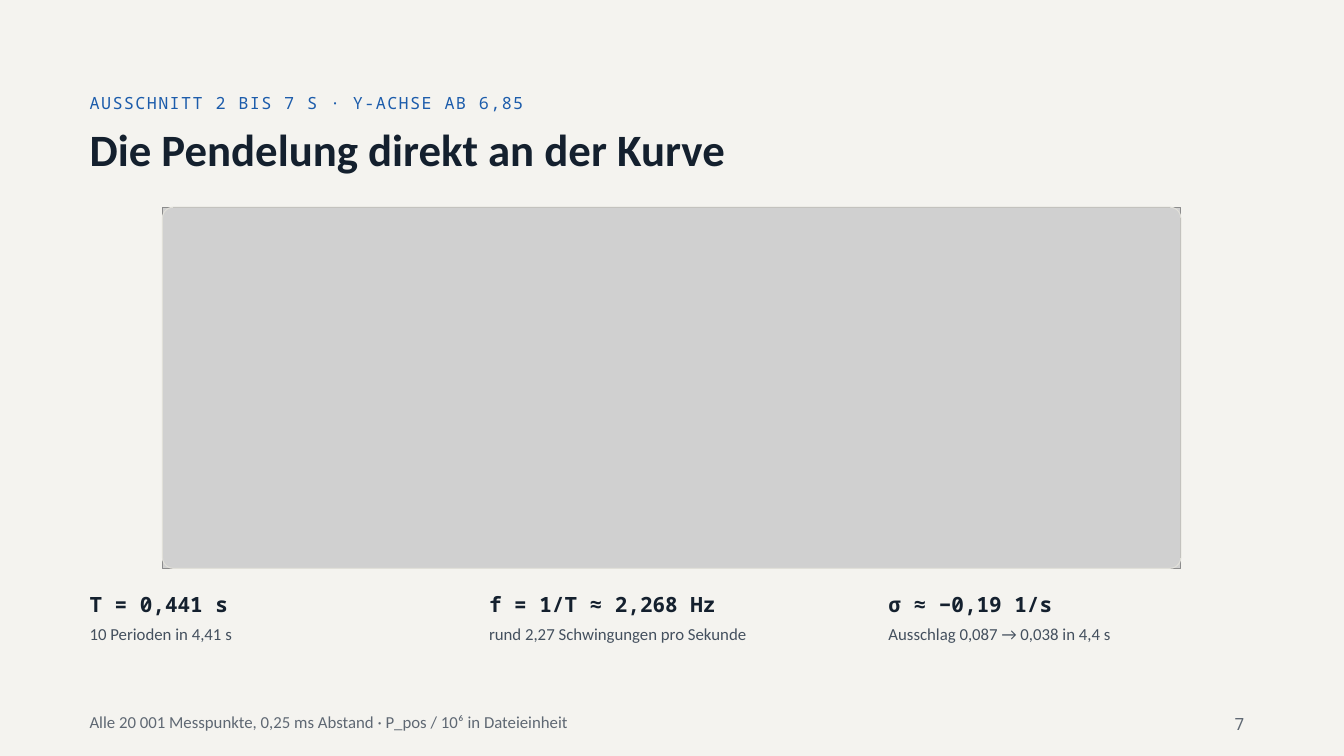
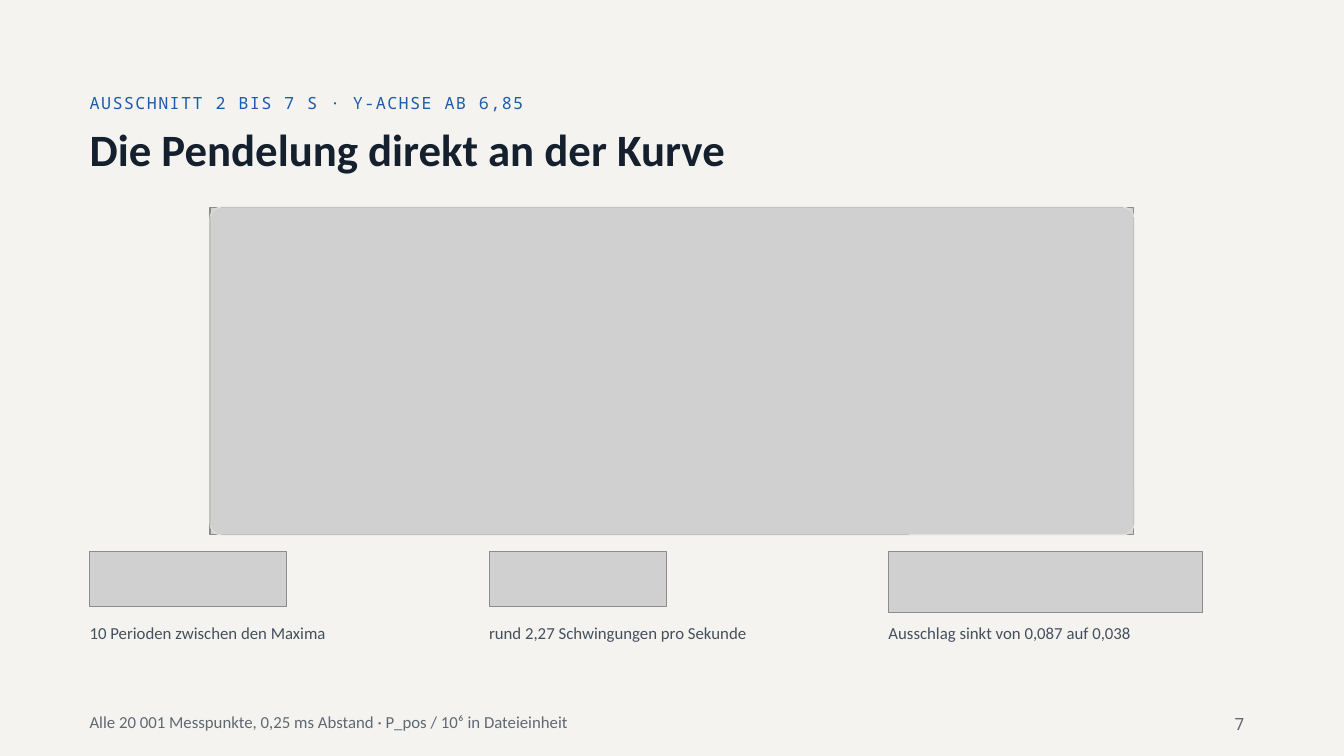
Before and after one commit to relaytoroot/prony_matrix_pencil_filter, a slide deck: slide 7 of docs/praesentation/Ergebnisse_Matrix_Pencil_Arbeitsfassung.pptx. Drawn at 1344x756 pixels with LibreOffice and Linux fonts; fonts in the diff are those of the drawing; grey boxes stand for pictures. Boxes give left, top, right and bottom in pixels: in the first picture for what was removed or moved away, otherwise in the second. Text is boxed around its words. In the diff, an @@ line names an element or a change of style, - is before the commit and + after.

```diff
--- a/docs/praesentation/Ergebnisse_Matrix_Pencil_Arbeitsfassung.pptx
+++ b/docs/praesentation/Ergebnisse_Matrix_Pencil_Arbeitsfassung.pptx
@@ picture: place and size @@
-picture at <box>162,208,1181,569</box>
+picture at <box>210,208,1134,535</box>
@@ rounded rectangle: place and size @@
-rounded rectangle at <box>162,208,1181,569</box>
+rounded rectangle at <box>210,208,1134,535</box>
@@ rounded rectangle at <box>210,208,1134,535</box>: proportions changed @@
@@ picture added at <box>90,552,287,606</box> @@
@@ picture added at <box>489,552,666,606</box> @@
@@ picture added at <box>888,552,1202,612</box> @@
@@ text removed at <box>90,597,228,616</box> @@
-T = 0,441 s
@@ text removed at <box>489,596,715,616</box> @@
-f = 1/T ≈ 2,268 Hz
@@ text removed at <box>888,597,1052,616</box> @@
-σ ≈ −0,19 1/s
@@ text at <box>90,627,326,639</box>: text changed @@
-10 Perioden in 4,41 s
+10 Perioden zwischen den Maxima
@@ text at <box>888,627,1130,642</box>: text changed @@
-Ausschlag 0,087 → 0,038 in 4,4 s
+Ausschlag sinkt von 0,087 auf 0,038
```
Also in this commit, not shown: 7 other slides changed, 2 slides added.
